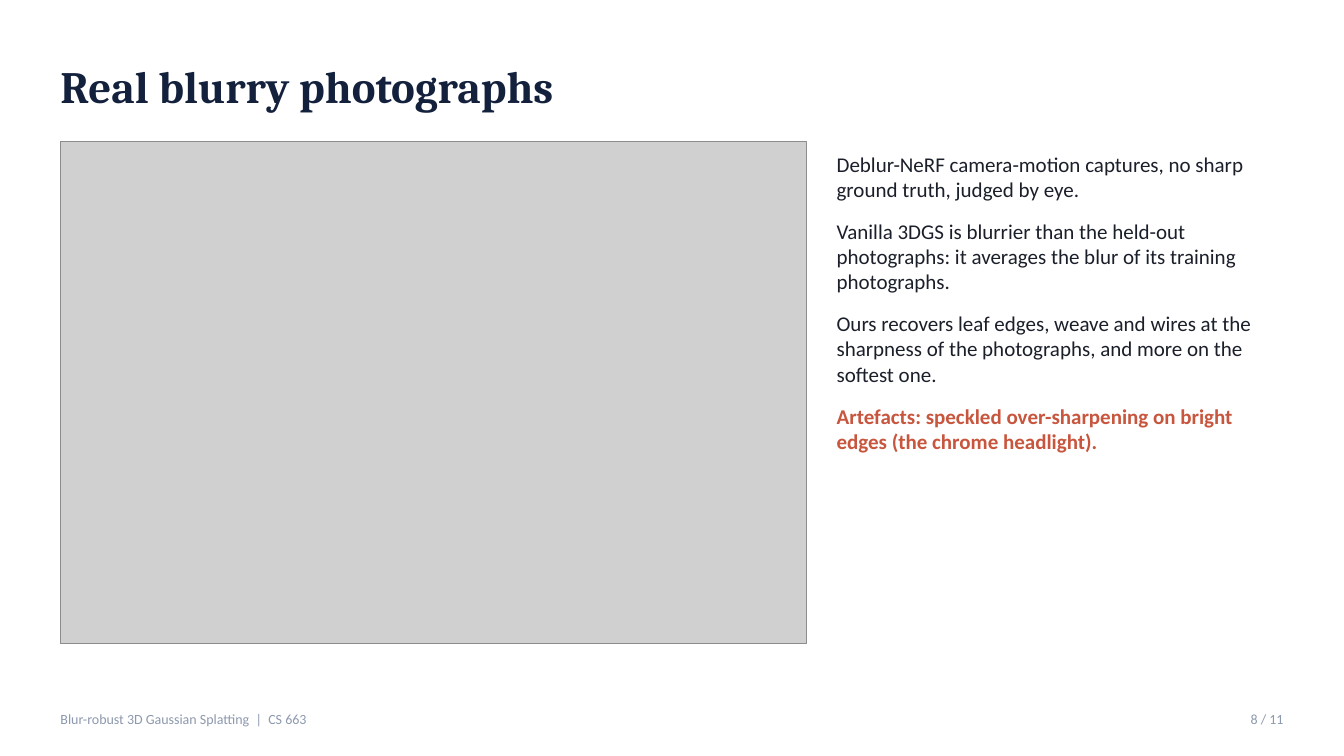
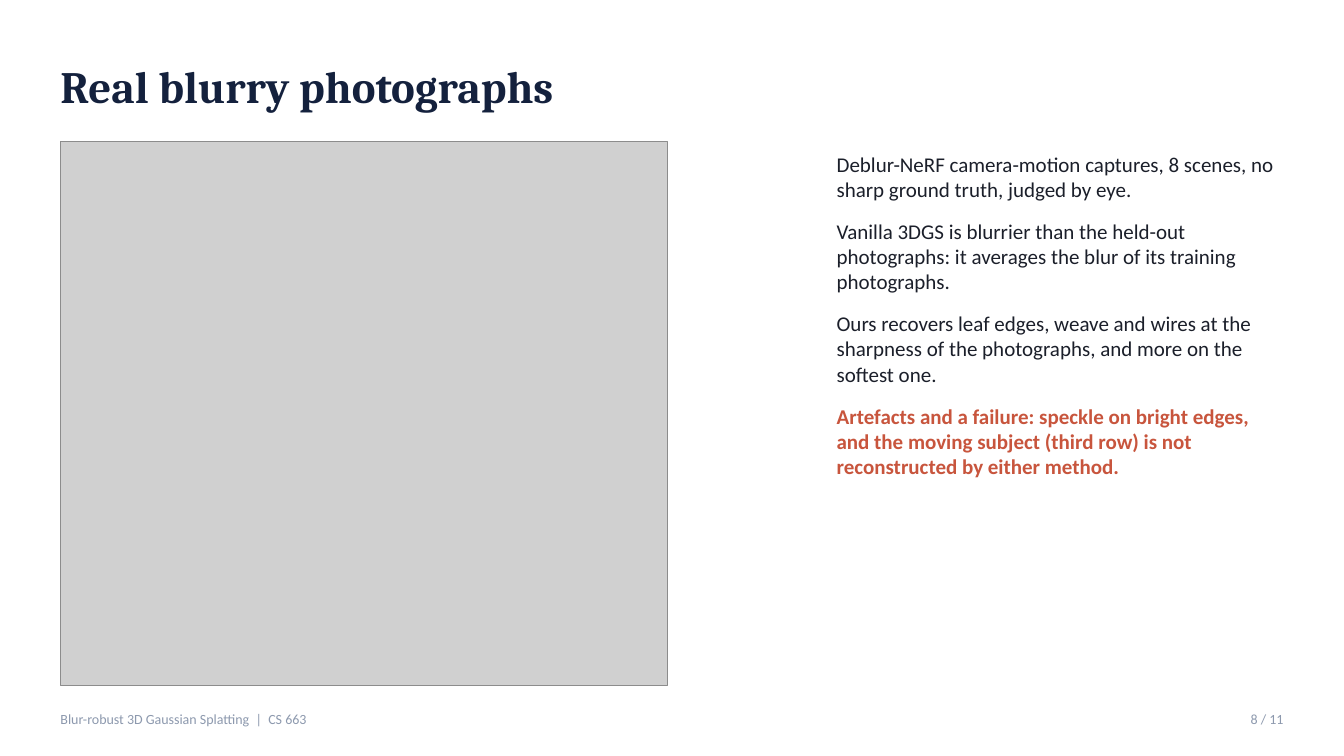
Before and after one commit to IshaanM05/blur-robust-3dgs, a slide deck: slide 8 of docs/slides.pptx. Drawn at 1344x756 pixels with LibreOffice and Linux fonts; fonts in the diff are those of the drawing; grey boxes stand for pictures. Boxes give left, top, right and bottom in pixels: in the first picture for what was removed or moved away, otherwise in the second. Text is boxed around its words. In the diff, an @@ line names an element or a change of style, - is before the commit and + after.

Commit message:
Fold in counter Gaussian blur, noise sweep and eight real scenes; refresh figures, slides and report PDF

```diff
--- a/docs/slides.pptx
+++ b/docs/slides.pptx
@@ picture resized from (x1=60, y1=141, x2=807, y2=643) to (x1=60, y1=141, x2=667, y2=686) @@
@@ text at (x1=837, y1=157, x2=1273, y2=201): text changed @@
-Deblur-NeRF camera-motion captures, no sharp ground truth, judged by eye.
+Deblur-NeRF camera-motion captures, 8 scenes, no sharp ground truth, judged by eye.
@@ text at (x1=837, y1=409, x2=1249, y2=478): text changed @@
-Artefacts: speckled over-sharpening on bright edges (the chrome headlight).
+Artefacts and a failure: speckle on bright edges, and the moving subject (third row) is not reconstructed by either method.
```
Also in this commit, not shown: 16 other files.
